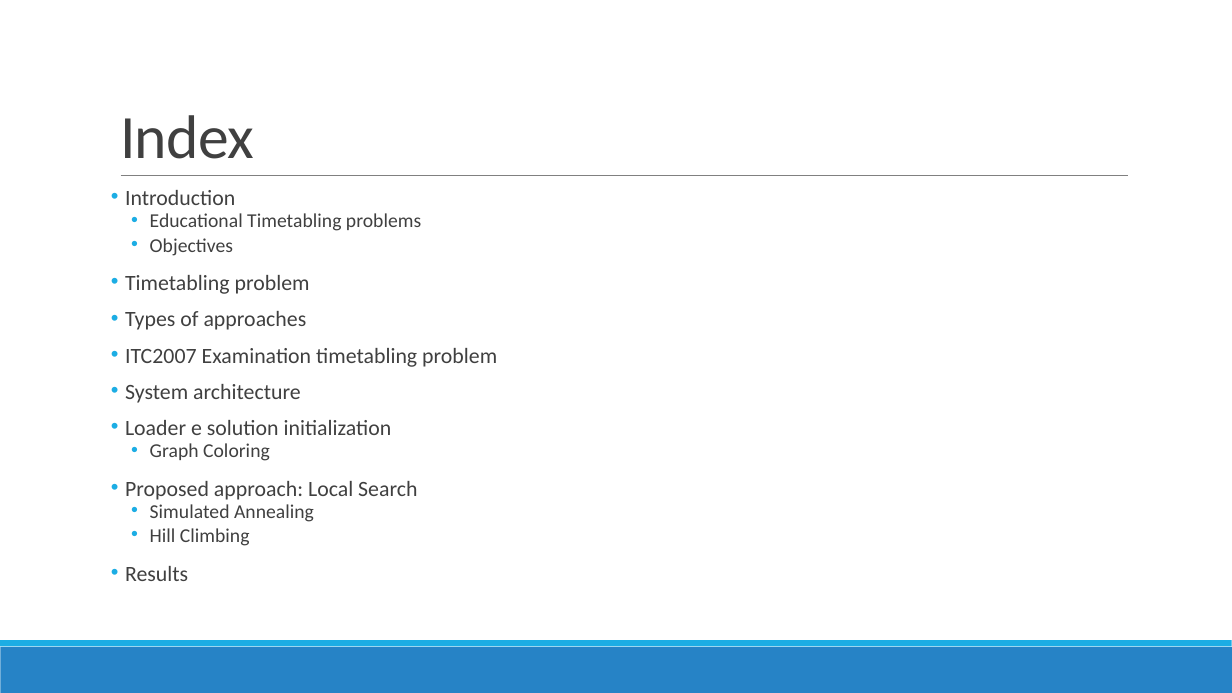
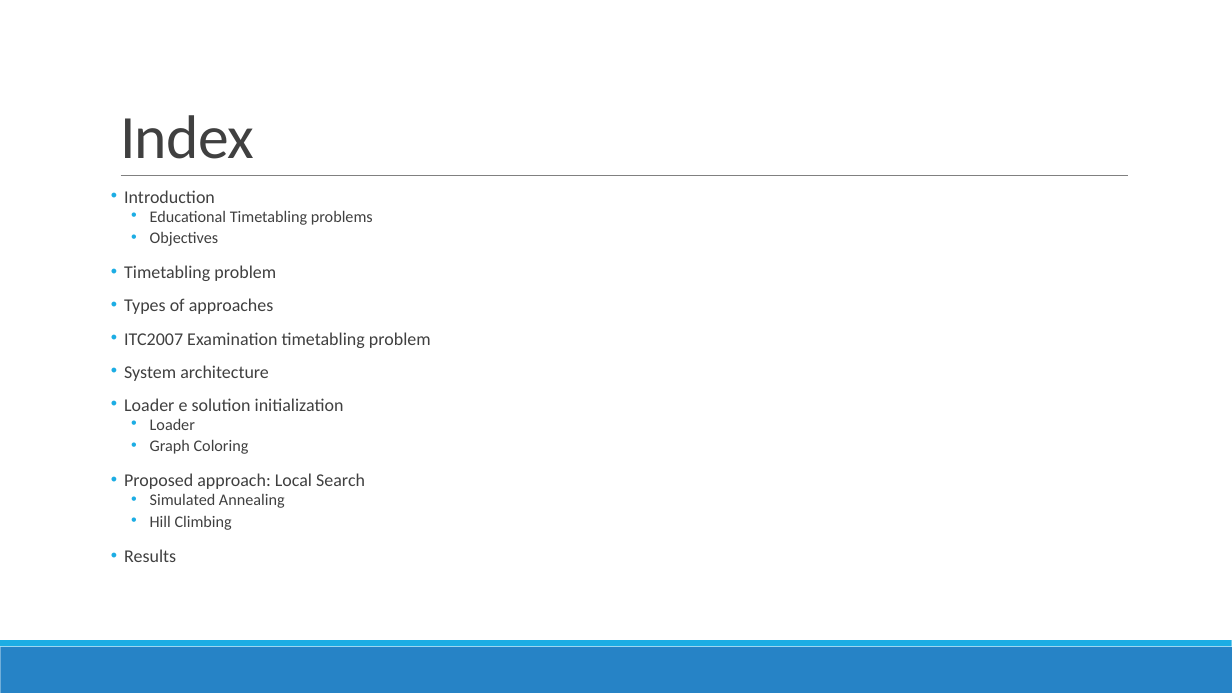
Before and after one commit to devilsdante/isel-examtimetabling-2014-2015, a slide deck: slide 2 of doc/Apresentação Oral/Examination Timetabling Automation using Hybrid Meta-heuristics.pptx. Drawn at 1232x693 pixels with LibreOffice and Linux fonts; fonts in the diff are those of the drawing. Boxes give left, top, right and bottom in pixels: in the first picture for what was removed or moved away, otherwise in the second. Text is boxed around its words. In the diff, an @@ line names an element or a change of style, - is before the commit and + after.

```diff
--- a/doc/Apresentação Oral/Examination Timetabling Automation using Hybrid Meta-heuristics.pptx
+++ b/doc/Apresentação Oral/Examination Timetabling Automation using Hybrid Meta-heuristics.pptx
@@ text at bbox=[124, 190, 431, 562]: size 17 to 14 pt in "Introduction", "Timetabling problem", "Types of approaches", "ITC2007 Examination timetabling problem" and 4 more places; size 15.3 to 12.6 pt in "Educational Timetabling problems", "Objectives", "Graph Coloring", "Simulated Annealing" and 1 more places @@
@@ text at bbox=[150, 418, 195, 430]: paragraph added @@
+  • Loader
```
Also in this commit, not shown: 11 slides added, 1 slide removed, 1 other file.
